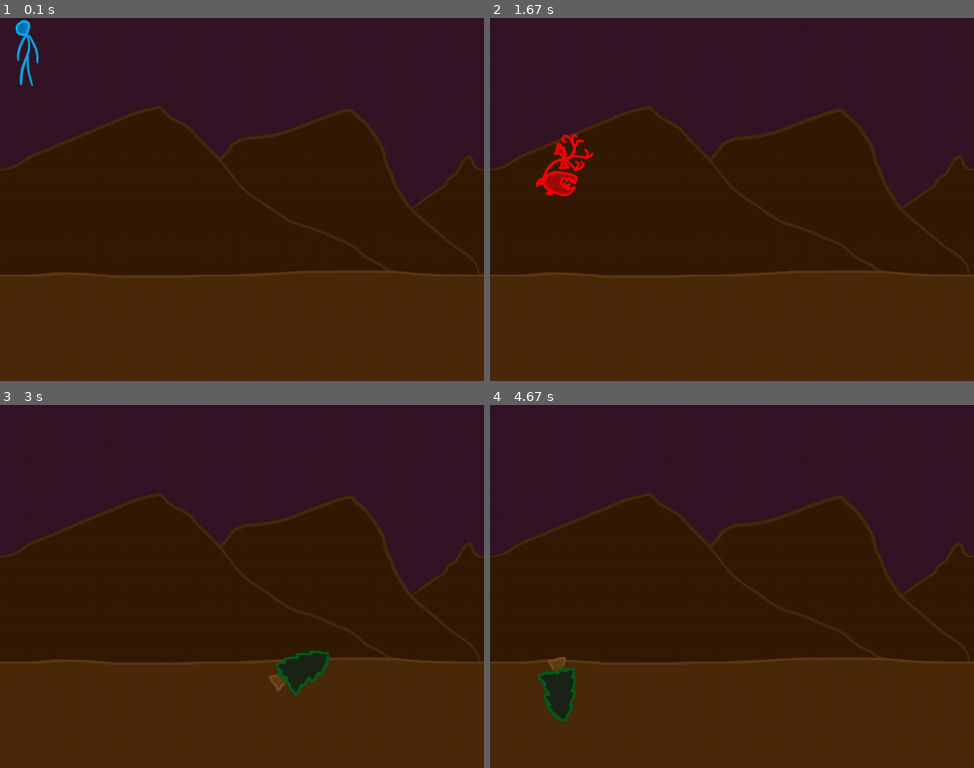
Above: before the commit, frames 1-4 (two rows, left to right).
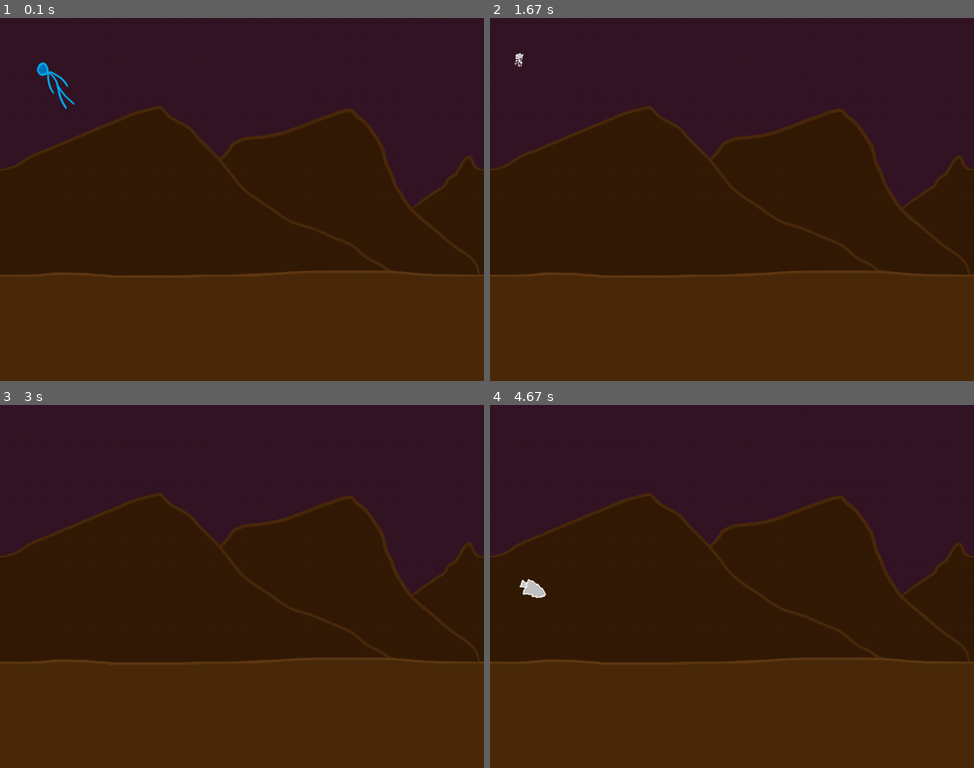
Above: after the commit, the same moments.

Repository: Atomotron/Learning-Pygame
Game: pygame game, started from examples/4_sprite_class.py
Two runs of this game, one before a commit and one after it. Both use one fixed random seed, a clock stepped at 60 frames per second and the inputs below.
Inputs:
- Up to frame 1 (0.1 s): no input
- Up to frame 2 (1.67 s): no input
- Up to frame 3 (3 s): no input
- Up to frame 4 (4.67 s): no input

The runs differ from the first frame. In frame 1, 0.6% of the frame differs, in the area x 3-16%, y 0-26%; in frame 2, 0.9%; in frame 3, 0.9%; in frame 4, 1.1%, in the area x 6-18%, y 47-88%.

Commit message:
Added camera panning and animations

Diff:
--- a/examples/4_sprite_class.py
+++ b/examples/4_sprite_class.py
@@ -1,5 +1,6 @@
 #!/usr/bin/env python3
 import random,math
+import numpy as np
 import pygame
 from pygame import Rect
 from pygame.locals import *
@@ -10,6 +11,7 @@
 # Load image assets
 player_sheet = pygame.image.load("../img/spritecolor_v2.png").convert_alpha()
 spritesheet = pygame.image.load("../img/sprites.png").convert_alpha()
+playersheet = pygame.image.load("../img/spriteanim_v2.png").convert_alpha()
 background = pygame.image.load("../img/PyBgrd2_Dunes.png").convert_alpha()
 
 source_rects = {
@@ -50,42 +52,58 @@
 class World(object):
     """The world contains all of the sprites, and keeps track of what rectangles
        need to be painted over by the background to erase old stuff."""
-    def __init__(self,background,screen_rect):
-        # Foreground drawing
+    def __init__(self,background,camera=(0,0)):
+        self.player = None # A blessed, special entity.
         self.things = []
-        # Background drawing
-        self.dirty_rects = [screen_rect] # We must draw the whole background on startup
+        self.actors = []
+        self.reactors = []
         self.background = background
+        self.camera = np.array(camera)
+    def tick(self,dt):
+        for thing in self.things:
+            thing.tick(dt)
+        for actor in self.actors:
+            for reactor in self.reactors:
+                if actor.rect.colliderect(reactor.rect):
+                    actor.collide(reactor)
+        if self.player:
+            delta = self.player.pos[0] - self.camera[0]
+            speed = np.pow(delta,5)
+            self.camera[0] += dt*speed # Rectangle integration method
     def draw(self,screen):
-        for rect in self.dirty_rects:
-            screen.blit(self.background,(0,0),rect)
+        # The position on the screen of the background repetition seam
+        background_rect = self.background.get_rect()
+        seam = (-int(self.camera[0])) % background_rect.width
+        screen.blit(self.background,(seam,0),Rect((0,0),(background_rect.width - seam,background_rect.height)))
+        screen.blit(self.background,(0,0),Rect((background_rect.width - seam,0),(seam,background_rect.height)))
         for thing in self.things:
-            thing.draw(screen)
+            thing.draw(screen,self.camera)
 
 class Sprite(object):
     """A drawable thing that sits in the world."""
-    def __init__(self,world,spritesheet,source_rect,pos,theta=0):
-        self.dirty = True # True if this sprite has changed and must be updated
+    NORMAL = 0
+    HURT = 0b1
+    DISAPPEAR = 0b10
+    def __init__(self,world,spritesheet,source_rect,pos,theta=0,scale=1,anim_state=0):
         self.sprite_dirty = True # True if the cached sprite does not match what the sprite should be
         self.world = world
         self.spritesheet = spritesheet
         self.source_rect = source_rect
         self.rect = None # To be set by position setter
         self.theta = theta
-        self.pos = pos
+        self.scale = scale
+        self.anim_state = anim_state
+        self.anim_time = 0
+        self.pos = np.array(pos)
         world.things.append(self)
-    def flag_dirty(self):
-        if not self.dirty:
-            self.world.dirty_rects.append(self.rect)
-        self.dirty = True
 
     @property
     def sprite(self):
         if self.sprite_dirty:
             self._sprite = pygame.transform.rotozoom(
                 spritesheet.subsurface(self.source_rect),
-                self.theta,
-                1,
+                self._theta,
+                self._scale,
             )
             self.sprite_dirty = False
         return self._sprite
@@ -94,15 +112,20 @@
         return self._theta
     @theta.setter
     def theta(self,t):
-        self.flag_dirty()
         self.sprite_dirty = True
         self._theta = t
+    @property
+    def scale(self):
+        return self._scale
+    @scale.setter
+    def scale(self,s):
+        self.sprite_dirty = True
+        self._scale = s
     @property
     def source_rect(self):
         return self._source_rect
     @source_rect.setter
     def source_rect(self,r):
-        self.flag_dirty()
         self.sprite_dirty = True
         self._source_rect = r
     @property
@@ -110,39 +133,58 @@
         return self._pos
     @pos.setter
     def pos(self,x):
-        self.flag_dirty()
         self._pos = x
-        self.rect = self.sprite.get_rect().move(int(x[0]),int(x[1]))
+        self.rect = self.sprite.get_rect().move(int(x[0]+self.source_rect.width/2),int(x[1]+self.source_rect.height/2))
 
-    def draw(self,screen):
+    def draw(self,screen,camera):
         # We draw the sprite whether we're flagged as dirty or not,
         # because we don't know whether or not another drawing operation
         # messed up our image on the screen by painting over it.
-        screen.blit(self.sprite,self.rect.topleft)
+        world_pos = self.rect.topleft
+        screen.blit(self.sprite,(world_pos[0]-int(camera[0]),world_pos[1]-int(camera[1])))
+    def tick(self,dt): # Advance in time
+        if self.anim_state & Sprite.HURT:
+            half_height = self.spritesheet.height//2
+            if self.anim_time % 10 < 3 and self.source_rect.top < half_height:
+                self.source_rect = self.source_rect.move(0,half_height)
+            elif self.anim_time % 10 >= 3 and self.source_rect.top >= half_height:
+                self.source_rect = self.source_rect.move(0,-half_height)
+        if self.anim_state & Sprite.DISAPPEAR:
+            self.theta += dt/2
+            self.scale = self.scale - 0.003*self.scale*dt
+        if self.anim_state != 0:
+            self.anim_time += dt
+        else:
+            self.anim_time = 0
 
 if __name__ == "__main__":
     clock = pygame.time.Clock() # A clock to keep track of time
-    world = World(background,screen.get_rect())
+    world = World(background)
     thing = Sprite(
             world,
             spritesheet,
             source_rects['man'],
             (0,0),
+            0,1,
+            Sprite.HURT | Sprite.DISAPPEAR
     )
-    while True:
-        clock.tick(60) # If we go faster than 60fps, stop and wait.
+    keep_on_stepping = True
+    while keep_on_stepping:
+        dt = clock.tick(30) # If we go faster than 60fps, stop and wait.
         for event in pygame.event.get(): # Get everything that's happening
             if event.type == QUIT: # If someone presses the X button
-                pygame.quit() # Shuts down the window
-                exit()
+                keep_on_stepping = False
             elif event.type == KEYDOWN and event.key == K_ESCAPE:
-                pygame.quit()
-                exit()
+                keep_on_stepping = False
         if random.randrange(60) == 0:
             thing.theta = random.uniform(0,360)
         if random.randrange(60) == 0:
             thing.source_rect = source_rects[random.choice(list(source_rects))]
+            thing.scale = 1
         if random.randrange(60) == 0:
-            thing.pos = (random.randrange(900),random.randrange(700))
+            thing.pos = (random.randrange(900)+world.camera[0],random.randrange(700))
+            thing.scale = 1
+        world.tick(dt)
         world.draw(screen)
         pygame.display.flip()
+    pygame.quit()
